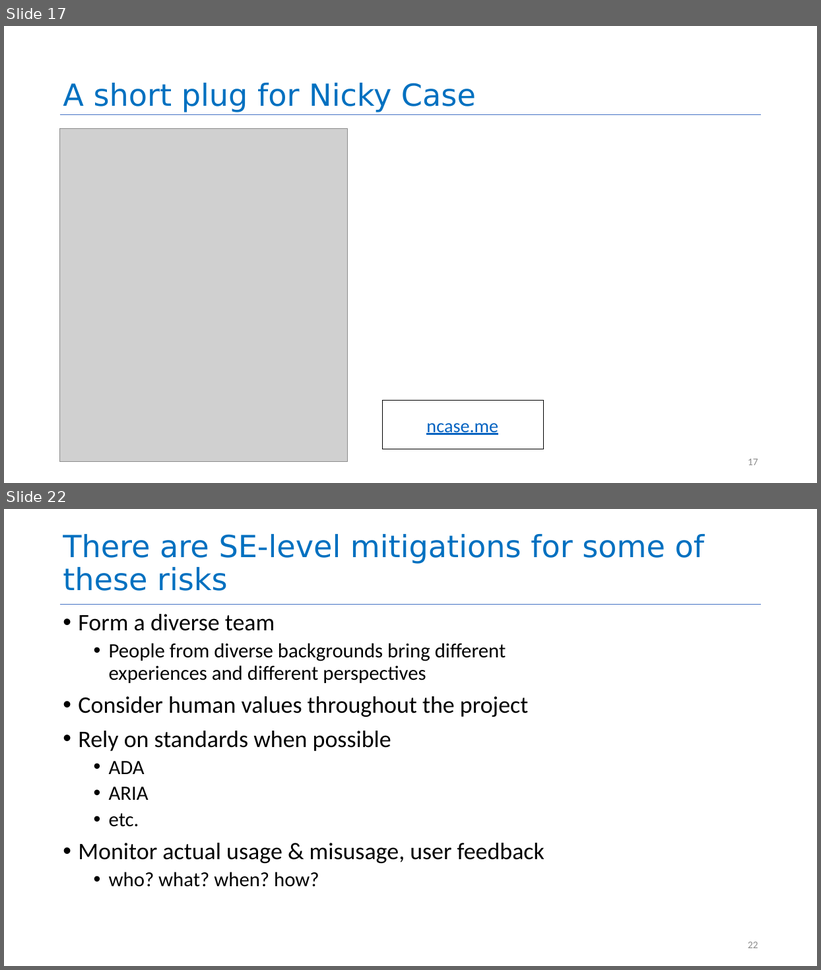
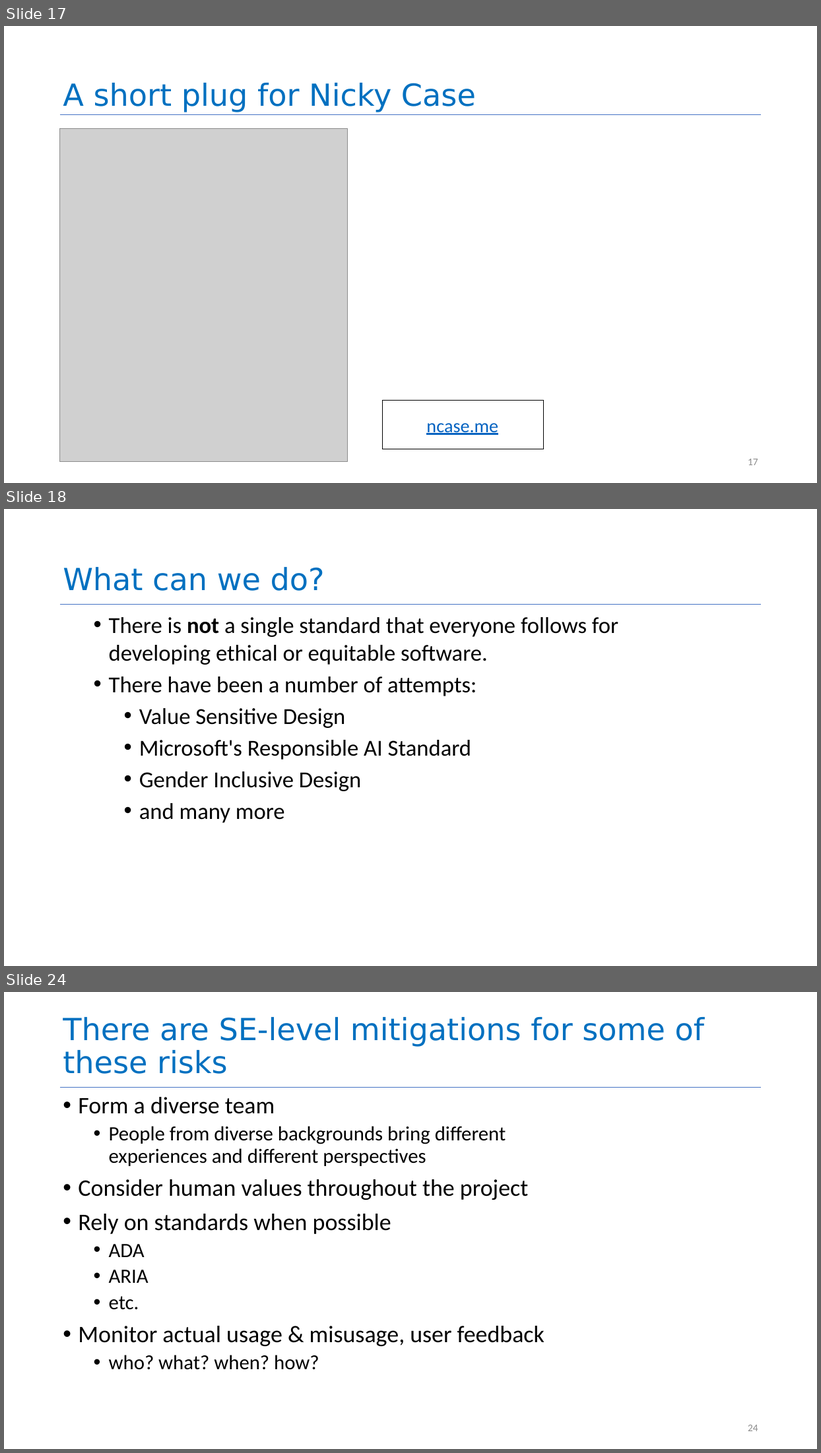
Before and after one commit to neu-se/CS4530-Fall-2025, a slide deck: Slides/Module 16A Engineering Ethical Software.pptx. Shown one above the other, each under a label of ours: slides 17 and 22 before the commit, slides 17, 18 and 24 after it; the slides between them are not shown. The pictures are 821x970 and 821x1453 pixels, drawn with LibreOffice and Linux fonts; fonts in the diff are those of the drawing; grey boxes stand for pictures. Boxes give left, top, right and bottom in pixels: in the first picture for what was removed or moved away, otherwise in the second. Text is boxed around its words. In the diff, an @@ line names an element or a change of style, - is before the commit and + after.

```diff
--- a/Slides/Module 16A Engineering Ethical Software.pptx
+++ b/Slides/Module 16A Engineering Ethical Software.pptx
@@ slide 18 added at (4, 509, 817, 966), background #FFFFFF; not listed: 1 template element that a slide beside it also shows @@
@@ title added at (63, 567, 325, 591), 72 pt, text #0070C0 @@
+What can we do?
@@ text added at (109, 617, 618, 823), 54 pt, text #000000 @@
+  • There is not a single standard that everyone follows for developing ethical or equitable software.
+  • There have been a number of attempts:
+    • Value Sensitive Design
+    • Microsoft's Responsible AI Standard
+    • Gender Inclusive Design
+    • and many more
@@ what was slide 22 is now slide 24 @@
@@ page number at (748, 1425, 758, 1432): text changed @@
-22
+24
```
Also in this commit, not shown: 2 slides changed, 6 other slides added, 10 slides removed, 1 other file.
